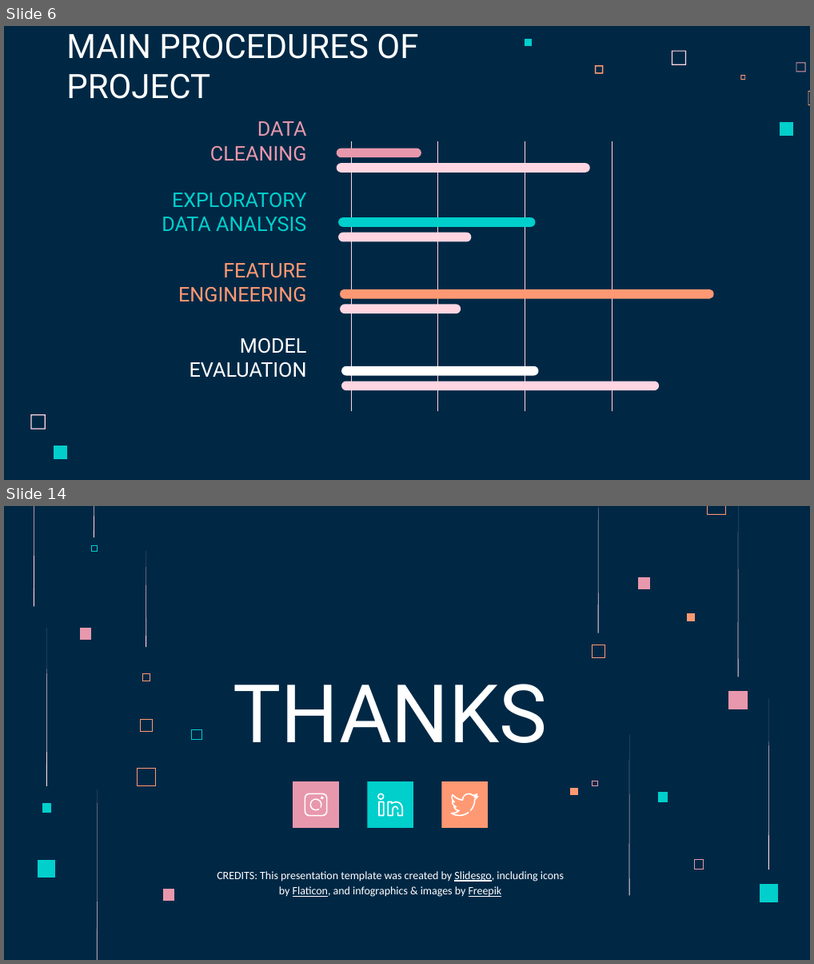
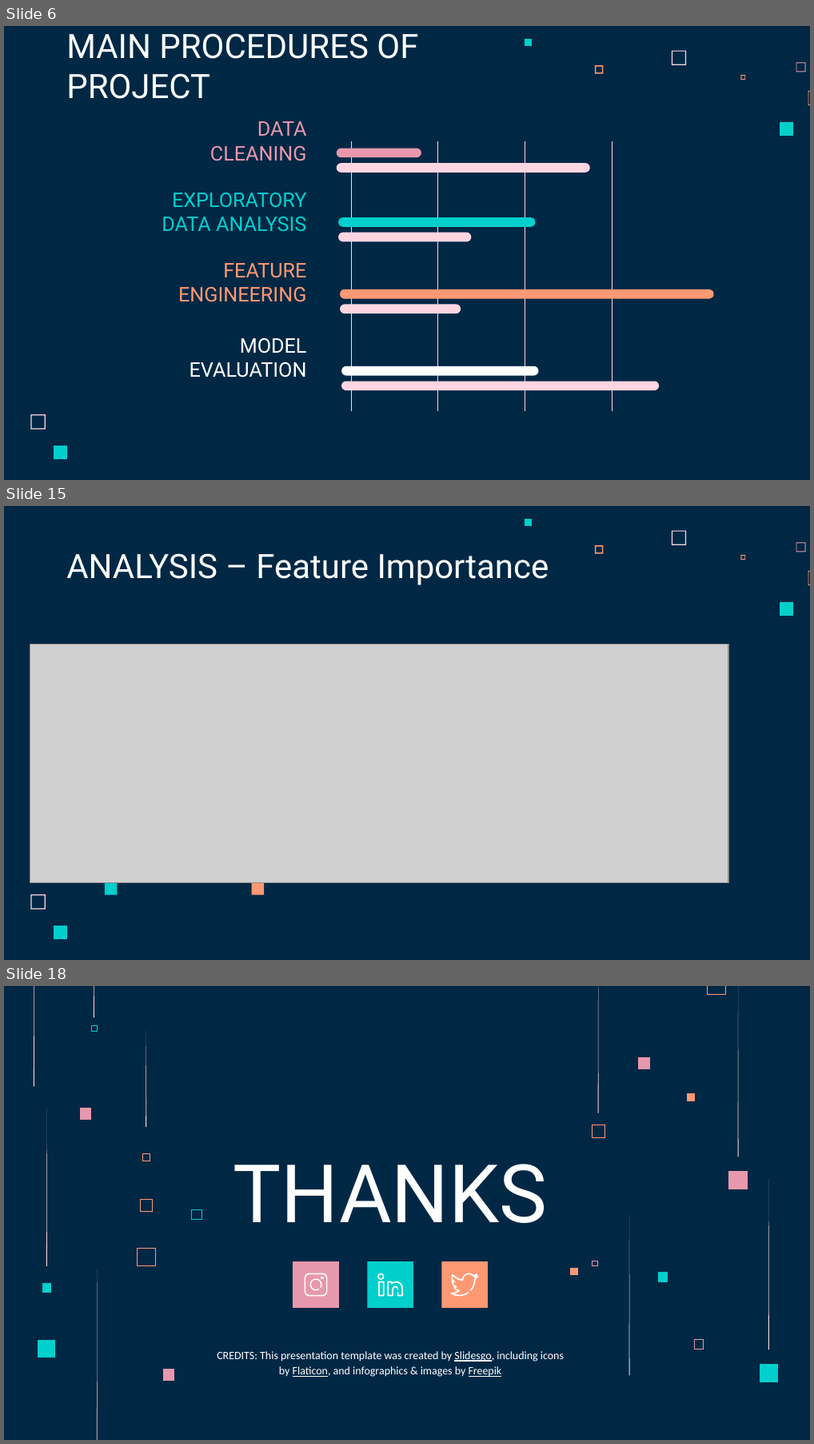
Before and after one commit to jakeye25/datascience, a slide deck: BCG case/Capstone Project Presentation.pptx. Shown one above the other, each under a label of ours: slides 6 and 14 before the commit, slides 6, 15 and 18 after it; the slides between them are not shown. The pictures are 814x964 and 814x1444 pixels, drawn with LibreOffice and Linux fonts; fonts in the diff are those of the drawing; grey boxes stand for pictures. Boxes give left, top, right and bottom in pixels: in the first picture for what was removed or moved away, otherwise in the second. Text is boxed around its words. In the diff, an @@ line names an element or a change of style, - is before the commit and + after.

```diff
--- a/BCG case/Capstone Project Presentation.pptx
+++ b/BCG case/Capstone Project Presentation.pptx
@@ slide 15 added at <box>4,506,810,960</box>, background #002845; not listed: 9 template elements that a slide beside it also shows @@
@@ title added at <box>66,553,550,585</box>, 30 pt, text #FFFFFF @@
+ANALYSIS – Feature Importance
@@ picture added at <box>30,644,729,883</box> @@
@@ rectangle added at <box>105,883,117,895</box>, fill #00CFCC @@
@@ rectangle added at <box>251,883,264,895</box>, fill #FF9973 @@
@@ what was slide 14 is now slide 18 @@
```
Also in this commit, not shown: 7 slides changed, 4 other slides added, 1 slide removed.
